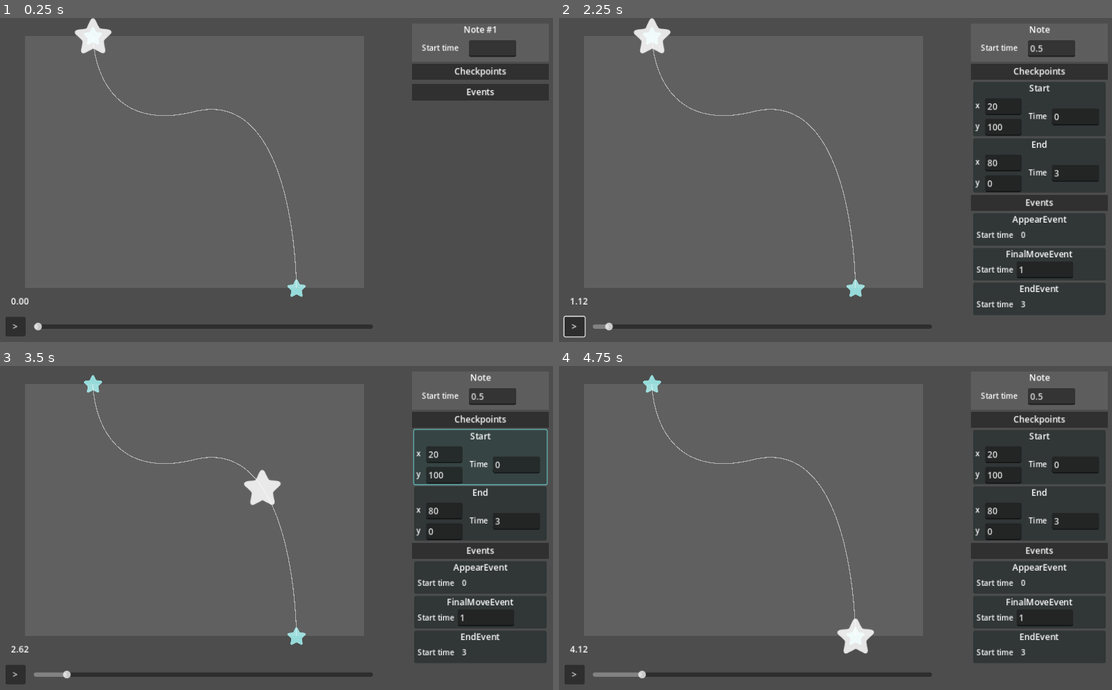
Above: before the commit, frames 1-4 (two rows, left to right).
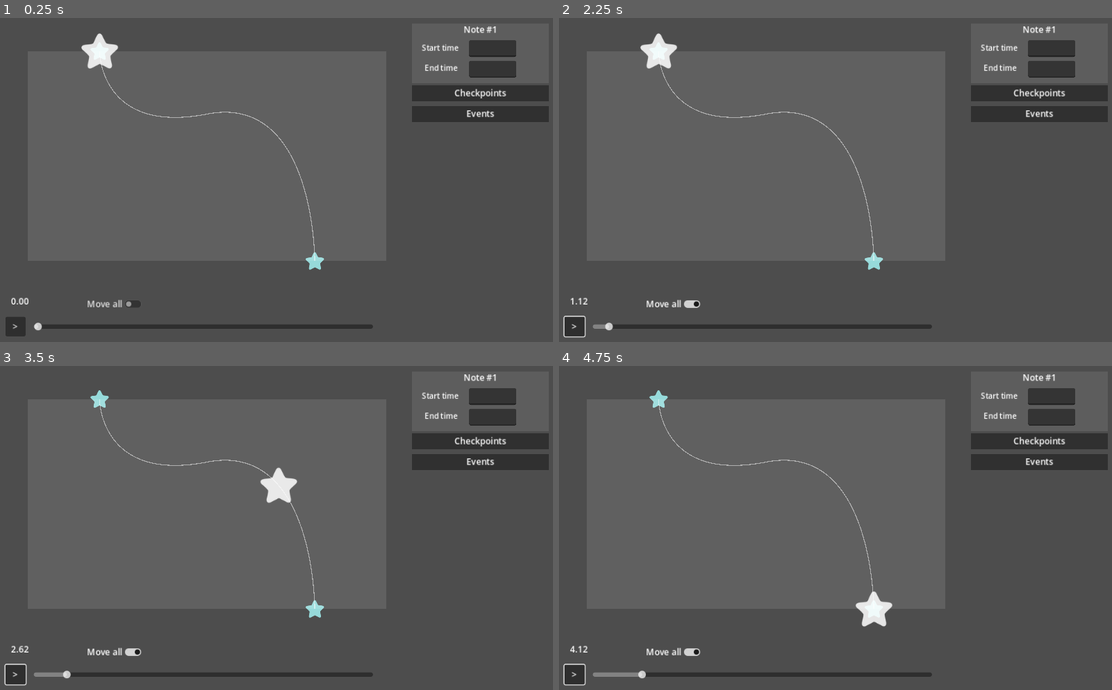
Above: after the commit, the same moments.

Repository: Punjidixie/Project-Prelude-Editor
Game: Godot game, scene res://main/main.tscn
Same seed, same stepped clock (60 frames per second), same inputs: the game is played once before the commit and once after it.
Inputs (mouse positions are in pixels of both pictures, inside the frame that each line leads up to):
- Up to frame 1 (0.25 s): no input
- Up to frame 2 (2.25 s): click (675, 303) at 0.5 s, where only the run after the commit has a clickable "Move all"; click ">" at 1.25 s; move the mouse to (608, 306) at 2.02 s; hold W from 2.03 s (still down); click (608, 306) at 2.1 s
- Up to frame 3 (3.5 s): release W at 2.75 s; click (481, 456) at 2.77 s
- Up to frame 4 (4.75 s): move the mouse to (724, 544) at 3.52 s; click (724, 544) at 3.6 s; move the mouse to (890, 456) at 4.27 s; hold W from 4.28 s (still down); click (890, 456) at 4.35 s

The runs differ from the first frame. In frame 1, 3.7% of the frame differs, in the area x 13-100%, y 0-90%; in frame 2, 16%; in frame 3, 16%; in frame 4, 16%, in the area x 0-100%, y 2-99%.

Commit message:
add move_all function

Diff:
--- a/main/main.tscn
+++ b/main/main.tscn
@@ -14,6 +14,7 @@
 [ext_resource type="Script" path="res://ui/pause_button.gd" id="10_64sur"]
 [ext_resource type="Script" path="res://ui/time_text.gd" id="10_u0ths"]
 [ext_resource type="Script" path="res://ui/ui_controller.gd" id="14_bthse"]
+[ext_resource type="Script" path="res://ui/move_all_marker.gd" id="15_3rhpp"]
 
 [sub_resource type="Curve2D" id="Curve2D_gaqnd"]
 bake_interval = 1.0
@@ -22,23 +23,26 @@
 }
 point_count = 3
 
-[sub_resource type="Curve2D" id="Curve2D_sla4g"]
+[sub_resource type="Curve2D" id="Curve2D_acccc"]
 _data = {
-"points": PackedVector2Array(65.4959, -49.1219, -65.4959, 49.1219, 198, 256, 0, 31.111, 56.2173, -31.1105, 256, 296, 0, 0, 0, 0, 280, 380)
+"points": PackedVector2Array(0, 0, 0, 0, 423.192, 286.837, 0, 0, 0, 0, 222.229, 232.767, 0, 0, 0, 0, 247.458, 170.849, 0, 0, 0, 0, 397.093, 124.628)
 }
-point_count = 3
+point_count = 4
 
 [node name="Main" type="Node2D"]
 script = ExtResource("1_pmpl2")
 
 [node name="Notes" type="Node" parent="."]
 
-[node name="Note" type="Node" parent="Notes" node_paths=PackedStringArray("note_body", "checkpoints_container", "note_events_container")]
+[node name="Note" type="Node" parent="Notes" node_paths=PackedStringArray("note_body", "checkpoints_container", "note_events_container", "end_checkpoint", "appear_event", "end_event")]
 script = ExtResource("2_lkwxi")
 start_time = 0.5
 note_body = NodePath("NoteBody")
 checkpoints_container = NodePath("Checkpoints")
 note_events_container = NodePath("NoteEvents")
+end_checkpoint = NodePath("Checkpoints/EndCheckpoint")
+appear_event = NodePath("NoteEvents/AppearEvent")
+end_event = NodePath("NoteEvents/EndEvent")
 
 [node name="Checkpoints" type="Node" parent="Notes/Note"]
 
@@ -57,7 +61,7 @@
 script = ExtResource("5_s85vc")
 start_checkpoint = NodePath("../../Checkpoints/StartCheckpoint")
 
-[node name="FinalMoveEvent" type="Node" parent="Notes/Note/NoteEvents" node_paths=PackedStringArray("start_checkpoint", "destination_checkpoint", "visual_curve")]
+[node name="MoveEvent" type="Node" parent="Notes/Note/NoteEvents" node_paths=PackedStringArray("start_checkpoint", "destination_checkpoint", "visual_curve")]
 script = ExtResource("5_vyj42")
 path = SubResource("Curve2D_gaqnd")
 start_checkpoint = NodePath("../../Checkpoints/StartCheckpoint")
@@ -65,7 +69,7 @@
 visual_curve = NodePath("WorldLine")
 start_time = 1.0
 
-[node name="WorldLine" type="Line2D" parent="Notes/Note/NoteEvents/FinalMoveEvent"]
+[node name="WorldLine" type="Line2D" parent="Notes/Note/NoteEvents/MoveEvent"]
 
 [node name="EndEvent" type="Node" parent="Notes/Note/NoteEvents" node_paths=PackedStringArray("end_checkpoint")]
 script = ExtResource("6_klw7q")
@@ -80,8 +84,9 @@
 texture = ExtResource("2_ypqv5")
 
 [node name="Path2D" type="Path2D" parent="Notes"]
-visible = false
-curve = SubResource("Curve2D_sla4g")
+position = Vector2(-29.4448, -34.9067)
+scale = Vector2(1.14947, 1.14667)
+curve = SubResource("Curve2D_acccc")
 
 [node name="CanvasLayer" type="CanvasLayer" parent="."]
 
@@ -118,13 +123,14 @@
 [node name="TopInfo" type="VBoxContainer" parent="CanvasLayer/Control/NoteInfoUI/NoteInfo"]
 layout_mode = 2
 
-[node name="TopInfoBox" type="ColorRect" parent="CanvasLayer/Control/NoteInfoUI/NoteInfo/TopInfo" node_paths=PackedStringArray("name_label", "time_input_box")]
-custom_minimum_size = Vector2(0, 70)
+[node name="TopInfoBox" type="ColorRect" parent="CanvasLayer/Control/NoteInfoUI/NoteInfo/TopInfo" node_paths=PackedStringArray("name_label", "start_time_input_box", "end_time_input_box")]
+custom_minimum_size = Vector2(0, 110)
 layout_mode = 2
 color = Color(0.321569, 0.321569, 0.321569, 0)
 script = ExtResource("10_0fada")
 name_label = NodePath("NameLabel")
-time_input_box = NodePath("TimeInputBox")
+start_time_input_box = NodePath("StartTimeInputBox")
+end_time_input_box = NodePath("EndTimeInputBox")
 
 [node name="ColorRect" type="ColorRect" parent="CanvasLayer/Control/NoteInfoUI/NoteInfo/TopInfo/TopInfoBox"]
 layout_mode = 1
@@ -145,7 +151,7 @@
 horizontal_alignment = 1
 vertical_alignment = 1
 
-[node name="time" type="Label" parent="CanvasLayer/Control/NoteInfoUI/NoteInfo/TopInfo/TopInfoBox"]
+[node name="StartTimeLabel" type="Label" parent="CanvasLayer/Control/NoteInfoUI/NoteInfo/TopInfo/TopInfoBox"]
 layout_mode = 1
 offset_left = 18.0
 offset_top = 34.0
@@ -156,12 +162,30 @@
 horizontal_alignment = 1
 vertical_alignment = 1
 
-[node name="TimeInputBox" type="LineEdit" parent="CanvasLayer/Control/NoteInfoUI/NoteInfo/TopInfo/TopInfoBox"]
+[node name="EndTimeLabel" type="Label" parent="CanvasLayer/Control/NoteInfoUI/NoteInfo/TopInfo/TopInfoBox"]
+layout_mode = 1
+offset_left = 19.0
+offset_top = 71.0
+offset_right = 87.0
+offset_bottom = 94.0
+text = "End time"
+label_settings = ExtResource("9_hav3n")
+horizontal_alignment = 1
+vertical_alignment = 1
+
+[node name="StartTimeInputBox" type="LineEdit" parent="CanvasLayer/Control/NoteInfoUI/NoteInfo/TopInfo/TopInfoBox"]
 layout_mode = 0
 offset_left = 105.0
 offset_top = 31.0
 offset_right = 192.0
 offset_bottom = 62.0
+
+[node name="EndTimeInputBox" type="LineEdit" parent="CanvasLayer/Control/NoteInfoUI/NoteInfo/TopInfo/TopInfoBox"]
+layout_mode = 0
+offset_left = 105.0
+offset_top = 69.0
+offset_right = 192.0
+offset_bottom = 100.0
 
 [node name="Checkpoints Label" type="ColorRect" parent="CanvasLayer/Control/NoteInfoUI/NoteInfo"]
 custom_minimum_size = Vector2(0, 30)
@@ -240,16 +264,17 @@
 anchor_right = 1.0
 anchor_bottom = 1.0
 offset_right = -308.0
-offset_bottom = -111.0
 grow_horizontal = 2
 grow_vertical = 2
 mouse_filter = 2
 
 [node name="PlayArea" type="ColorRect" parent="CanvasLayer/Control/Control"]
 layout_mode = 1
-anchors_preset = 15
-anchor_right = 1.0
-anchor_bottom = 1.0
+anchors_preset = -1
+anchor_left = 0.00698324
+anchor_top = 0.0466667
+anchor_right = 1.05726
+anchor_bottom = 0.731667
 offset_left = 50.0
 offset_top = 33.0
 offset_right = -41.0
@@ -273,7 +298,21 @@
 text = ">"
 script = ExtResource("10_64sur")
 
+[node name="CheckButton" type="CheckButton" parent="CanvasLayer/Control"]
+layout_mode = 1
+anchors_preset = 2
+anchor_top = 1.0
+anchor_bottom = 1.0
+offset_left = 158.0
+offset_top = -88.0
+offset_right = 271.0
+offset_bottom = -57.0
+grow_vertical = 0
+text = "Move all"
+script = ExtResource("15_3rhpp")
+
 [connection signal="drag_ended" from="CanvasLayer/Control/TimeSlider" to="CanvasLayer/Control/TimeSlider" method="_on_drag_ended"]
 [connection signal="drag_started" from="CanvasLayer/Control/TimeSlider" to="CanvasLayer/Control/TimeSlider" method="_on_drag_started"]
 [connection signal="value_changed" from="CanvasLayer/Control/TimeSlider" to="CanvasLayer/Control/TimeSlider" method="_on_value_changed"]
 [connection signal="pressed" from="CanvasLayer/Control/PauseButton" to="CanvasLayer/Control/PauseButton" method="_on_pressed"]
+[connection signal="toggled" from="CanvasLayer/Control/CheckButton" to="CanvasLayer/Control/CheckButton" method="_on_toggled"]
--- a/notes/note.gd
+++ b/notes/note.gd
@@ -9,11 +9,16 @@
 @export var checkpoints_container : Node
 @export var note_events_container : Node
 
+@export var end_checkpoint : NoteCheckpoint
+
+@export var appear_event : AppearEvent
+@export var end_event : EndEvent
 
 # Called when the node enters the scene tree for the first time.
 func _ready():
 	SignalManager.on_time_auto_updated.connect(on_time_updated)
 	SignalManager.on_time_manual_updated.connect(on_time_updated)
+	SignalManager.move_all_by.connect(on_move_all)
 
 	initialize_connections()
 
@@ -24,10 +29,59 @@
 		connect_event(event)
 
 func connect_checkpoint(checkpoint: NoteCheckpoint):
-	checkpoint.on_checkpoint_updated.connect(update)
+	# Checkpoints are only there to be used by events.
+	# Checkpoint changes will be picked up by events, and events will update accordingly then emit signals.
+	#checkpoint.on_checkpoint_updated.connect(on_checkpoint_updated)
+
+	checkpoint.on_checkpoint_clicked.connect(on_checkpoint_clicked)
 
 func connect_event(event: NoteEvent):
-	event.on_event_updated.connect(update)
+	event.on_event_updated.connect(on_event_updated)
+
+func on_time_updated():
+	update()
+
+func update():
+
+	# Calculates note body position
+	var time = GlobalManager.current_time
+	var event = get_event_at_time(time)
+	var play_position = event.get_notebody_play_position(time - start_time)
+	note_body.set_play_position(play_position)
+
+func load_info_from_info_box(info_box : TopInfoBox) -> void:
+	start_time = float(info_box.start_time_input_box.text)
+	var relative_end_time = float(info_box.end_time_input_box.text) - start_time
+
+	end_checkpoint.load_time_from_note(relative_end_time)
+
+	#update()
+	# No need, because end_checkpoint.load_time_from_note will have emitted the change signal anyway
+
+func on_event_updated(event: NoteEvent):
+	if event == end_event:
+		SignalManager.on_top_ui_needs_update.emit()
+	update()
+
+func on_checkpoint_clicked():
+	SignalManager.on_note_selected.emit(self) # Tell the UI manager to spawn UIs
+
+func on_move_all(amount: Vector2):
+	var checkpoints = get_note_checkpoints()
+	var events = get_note_events()
+	for checkpoint: NoteCheckpoint in checkpoints: checkpoint.move_by(amount)
+	for event: NoteEvent in events: event.move_by(amount)
+	update()
+
+func get_event_at_time(time: float):
+	var local_time = time - start_time
+	var note_events = get_note_events()
+	var selected_event : NoteEvent
+	for i in range(note_events.size() -1, -1, -1):
+		if local_time > note_events[i].start_time:
+			return note_events[i]
+
+	return note_events[0]
 
 func get_note_checkpoints() -> Array:
 	var note_checkpoints = checkpoints_container.get_children()
@@ -40,27 +94,6 @@
 
 	note_events.sort_custom(SortingFunctions.compare_note_events)
 	return note_events
-
-func get_event_at_time(time: float):
-	var local_time = time - start_time
-	var note_events = get_note_events()
-	var selected_event : NoteEvent
-	for i in range(note_events.size() -1, -1, -1):
-		if local_time > note_events[i].start_time:
-			return note_events[i]
-
-	return note_events[0]
-
-func on_time_updated():
-	update()
-
-func update():
-
-	# Calculates note body position
-	var time = GlobalManager.current_time
-	var event = get_event_at_time(time)
-	var play_position = event.get_notebody_play_position(time - start_time)
-	note_body.set_play_position(play_position)
 
 func get_checkpoint_info_boxes() -> Array:
 	var note_checkpoints = get_note_checkpoints()
@@ -77,7 +110,3 @@
 		info_boxes.append(event.get_and_initialize_info_box())
 
 	return info_boxes
-
-func load_info_from_info_box(info_box : TopInfoBox) -> void:
-	start_time = float(info_box.time_input_box.text)
-	update()
--- a/notes/note_checkpoint.gd
+++ b/notes/note_checkpoint.gd
@@ -9,8 +9,10 @@
 # I don't want the info box to receive that signal because the checkpoint was already updated from the info box itself...
 signal on_checkpoint_ui_needs_update()
 
-# For general purposes ; synchonizing other nodes
-signal on_checkpoint_updated()
+# For general purposes ; synchonizing other nodes. Update events and its note.
+signal on_checkpoint_updated(c: NoteCheckpoint)
+
+signal on_checkpoint_clicked()
 
 # Local time
 @export var target_time : float
@@ -31,6 +33,7 @@
 		if Input.is_action_just_pressed("left_click"):
 			drag_position = get_local_mouse_position()
 			following_mouse = true
+			on_checkpoint_clicked.emit()
 
 	if following_mouse:
 		follow_mouse()
@@ -43,17 +46,39 @@
 	info_box.initialize(self)
 	return info_box
 
-# Called from info box when it changes
+# Change 1 : Called from info box when it changes
 func load_info_from_info_box(info_box : CheckpointInfoBox) -> void:
 	var new_play_position = Vector2(float(info_box.x_input_box.text), float(info_box.y_input_box.text))
 	set_play_position(new_play_position)
 
 	target_time = float(info_box.time_input_box.text)
-	on_checkpoint_updated.emit()
+	on_checkpoint_updated.emit(self)
 
+# Change 2 : Called from being dragged from its sprite
 func follow_mouse():
-	set_world_position(get_global_mouse_position() - drag_position)
-	on_checkpoint_updated.emit()
+	var new_world_position = get_global_mouse_position() - drag_position
+	var new_play_position = PlayAreaUtils.get_play_position(new_world_position)
+	if GlobalManager.move_all == true:
+		# Tell the note to move everything
+		SignalManager.move_all_by.emit(new_play_position - play_position)
+	else:
+		# Move itself and tell related events
+		set_world_position(new_world_position)
+		on_checkpoint_updated.emit(self)
+
+	on_checkpoint_ui_needs_update.emit()
+
+# Change 3 : Called from note when note UI changes (only end checkpoints)
+func load_time_from_note(new_time: float) -> void:
+	target_time = new_time
+	on_checkpoint_updated.emit(self)
+	on_checkpoint_ui_needs_update.emit()
+
+# Change 4: Called from note when another checkpoint changes (and move_all is active)
+func move_by(delta_position: Vector2) -> void:
+	set_play_position(play_position + delta_position)
+
+	# No need to emit checkpoint_updated. Connected events will move by the same amount.
 	on_checkpoint_ui_needs_update.emit()
 
 func on_mouse_entered():
--- a/notes/note_events/appear_event.gd
+++ b/notes/note_events/appear_event.gd
@@ -19,9 +19,9 @@
 func load_info_from_info_box(info_box: EventInfoBox):
 	var appear_info_box := info_box as AppearEventInfoBox
 	start_time = float(appear_info_box.time_label.text)
-	on_event_updated.emit()
+	on_event_updated.emit(self)
 
 func on_start_checkpoint_updated():
 	start_time = start_checkpoint.target_time
-	on_event_updated.emit()
+	on_event_updated.emit(self)
 	on_event_ui_needs_update.emit()
--- a/notes/note_events/end_event.gd
+++ b/notes/note_events/end_event.gd
@@ -19,9 +19,9 @@
 func load_info_from_info_box(info_box: EventInfoBox):
 	var end_info_box := info_box as EndEventInfoBox
 	start_time = float(end_info_box.time_label.text)
-	on_event_updated.emit()
+	on_event_updated.emit(self)
 
 func on_end_checkpoint_updated():
 	start_time = end_checkpoint.target_time
-	on_event_updated.emit()
+	on_event_updated.emit(self)
 	on_event_ui_needs_update.emit()
--- a/notes/note_events/move_event.gd
+++ b/notes/note_events/move_event.gd
@@ -30,7 +30,18 @@
 func load_info_from_info_box(info_box: EventInfoBox):
 	var move_event_box := info_box as MoveEventInfoBox
 	start_time = float(move_event_box.time_input_box.text)
-	on_event_updated.emit()
+	on_event_updated.emit(self)
+
+func move_by(delta_position: Vector2) -> void:
+	# UI doesn't need to be updated. Note knows already (because that's who called this).
+	# The signals don't need to be emitted.
+	for i in range(path.point_count):
+		var new_point_position = path.get_point_position(i) + delta_position
+		path.set_point_position(i, new_point_position)
+	redraw_curve()
+
+func spawn_path_points():
+	pass
 
 func redraw_curve():
 	visual_curve.clear_points()
@@ -38,20 +49,22 @@
 	visual_curve.width = 1.5
 	for point in path.get_baked_points():
 		visual_curve.add_point(PlayAreaUtils.get_world_position(point))
-	on_event_updated.emit()
 
 func on_viewport_size_changed():
 	redraw_curve()
+	#on_event_updated.emit(self)
 
-func on_destination_checkpoint_updated():
+func on_destination_checkpoint_updated(_c):
 	# Update the last point of the path
 	path.set_point_position(path.point_count - 1, destination_checkpoint.play_position)
 	redraw_curve()
+	on_event_updated.emit(self)
 
-func on_start_checkpoint_updated():
+func on_start_checkpoint_updated(_c):
 	# Update the first point of the path
 	path.set_point_position(0, start_checkpoint.play_position)
 	redraw_curve()
+	on_event_updated.emit(self)
 
 func connect_start_checkpoint():
 	start_checkpoint.on_checkpoint_updated.connect(on_start_checkpoint_updated)
--- a/notes/note_events/note_event.gd
+++ b/notes/note_events/note_event.gd
@@ -8,7 +8,7 @@
 @export var start_time : float
 @export var event_type = EVENT_TYPE.APPEAR
 
-signal on_event_updated()
+signal on_event_updated(e: NoteEvent)
 signal on_event_ui_needs_update()
 signal on_event_deleted()
 
@@ -23,3 +23,7 @@
 # Called from info box when it changes. Override in inherited classes.
 func load_info_from_info_box(info_box: EventInfoBox):
 	pass
+
+# Called from note when a checkpoint changes (and move_all is active)
+func move_by(delta_position: Vector2) -> void:
+	pass
--- a/singletons/global_manager.gd
+++ b/singletons/global_manager.gd
@@ -7,3 +7,5 @@
 var play_area : Control
 
 var selected_note : Note
+
+var move_all : bool = false
--- a/singletons/signal_manager.gd
+++ b/singletons/signal_manager.gd
@@ -6,3 +6,8 @@
 
 signal on_time_slider_drag_started()
 signal on_pause_button_pressed()
+
+signal on_note_selected(note: Note)
+signal on_top_ui_needs_update()
+
+signal move_all_by(amount: Vector2)
--- a/ui/event_info_boxes/move_event_info_box.gd
+++ b/ui/event_info_boxes/move_event_info_box.gd
@@ -9,8 +9,8 @@
 	time_input_box.text_submitted.connect(on_time_input_box_updated)
 
 func update():
+	super.update()
 	var move_event := event as MoveEvent
-	event_name_label.text = event.name
 	time_input_box.text = str(move_event.start_time)
 
 func on_time_input_box_updated(new_string: String):
--- /dev/null
+++ b/ui/move_all_marker.gd
@@ -0,0 +1,4 @@
+extends CheckButton
+
+func _on_toggled(toggled_on):
+	GlobalManager.move_all = toggled_on
--- a/ui/top_info_box.gd
+++ b/ui/top_info_box.gd
@@ -5,10 +5,14 @@
 var note: Note
 
 @export var name_label: Label
-@export var time_input_box: LineEdit
+@export var start_time_input_box: LineEdit
+
+@export var end_time_input_box: LineEdit
 
 func _ready():
-	time_input_box.text_submitted.connect(on_time_input_box_updated)
+	start_time_input_box.text_submitted.connect(on_time_input_box_updated)
+	end_time_input_box.text_submitted.connect(on_time_input_box_updated)
+	SignalManager.on_top_ui_needs_update.connect(update)
 
 func initialize(_note: Note):
 	note = _note
@@ -16,7 +20,8 @@
 
 func update():
 	name_label.text = note.name
-	time_input_box.text = str(note.start_time)
+	start_time_input_box.text = str(note.start_time)
+	end_time_input_box.text = str(note.start_time + note.end_event.start_time)
 
 func on_time_input_box_updated(new_string: String):
 	if new_string.is_valid_float():
--- a/ui/ui_controller.gd
+++ b/ui/ui_controller.gd
@@ -8,24 +8,28 @@
 @export var sample_note : Note
 
 func _process(delta):
-	if Input.is_key_pressed(KEY_W):
-		populate_note_ui(sample_note)
+	SignalManager.on_note_selected.connect(populate_note_ui)
 
 
 func populate_note_ui(note: Note) -> void:
+	# Clean up
+	clear_note_ui()
+
 	# Update top info
 	top_info_box.initialize(note)
 
 	# Repopulate checkpoints
-	GodotUtils.delete_children(checkpoint_container)
 	# Info boxes will be initialized too.
 	var checkpoint_info_boxes = note.get_checkpoint_info_boxes()
 	for info_box in checkpoint_info_boxes:
 		checkpoint_container.add_child(info_box)
 
 	# Repopulate events
-	GodotUtils.delete_children(event_container)
 	# Info boxes will be initialized too.
 	var event_info_boxes = note.get_event_info_boxes()
 	for info_box in event_info_boxes:
 		event_container.add_child(info_box)
+
+func clear_note_ui() -> void:
+	GodotUtils.delete_children(checkpoint_container)
+	GodotUtils.delete_children(event_container)
Not shown: 1 places in main/main.tscn that only renumber resources
